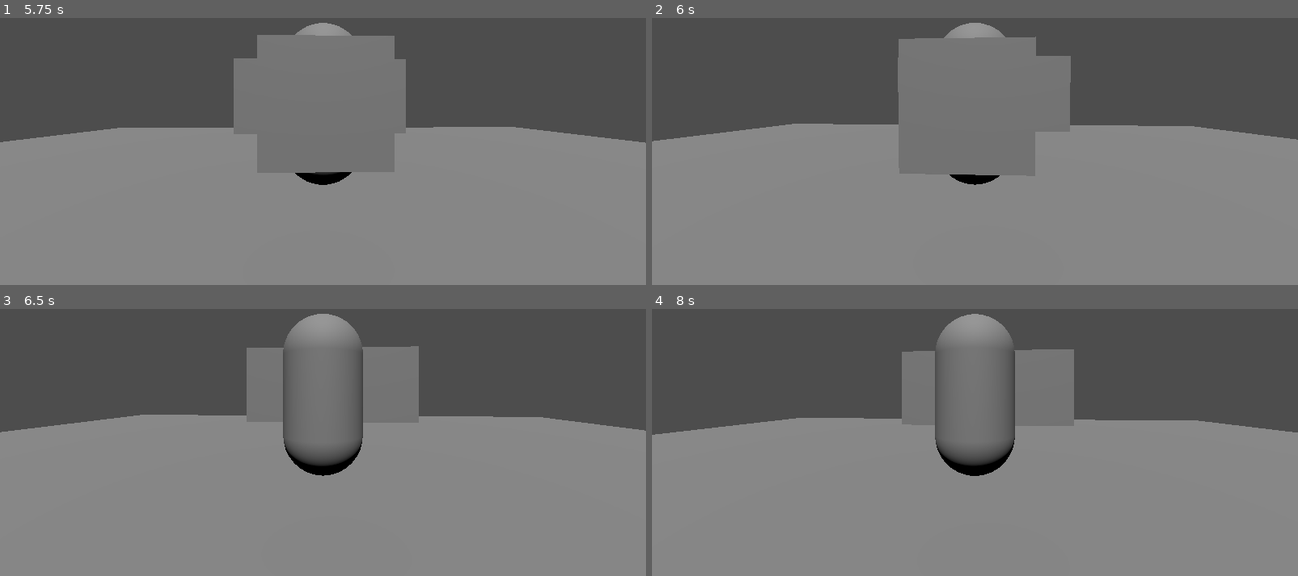
Above: before the commit, frames 1-4 (two rows, left to right).
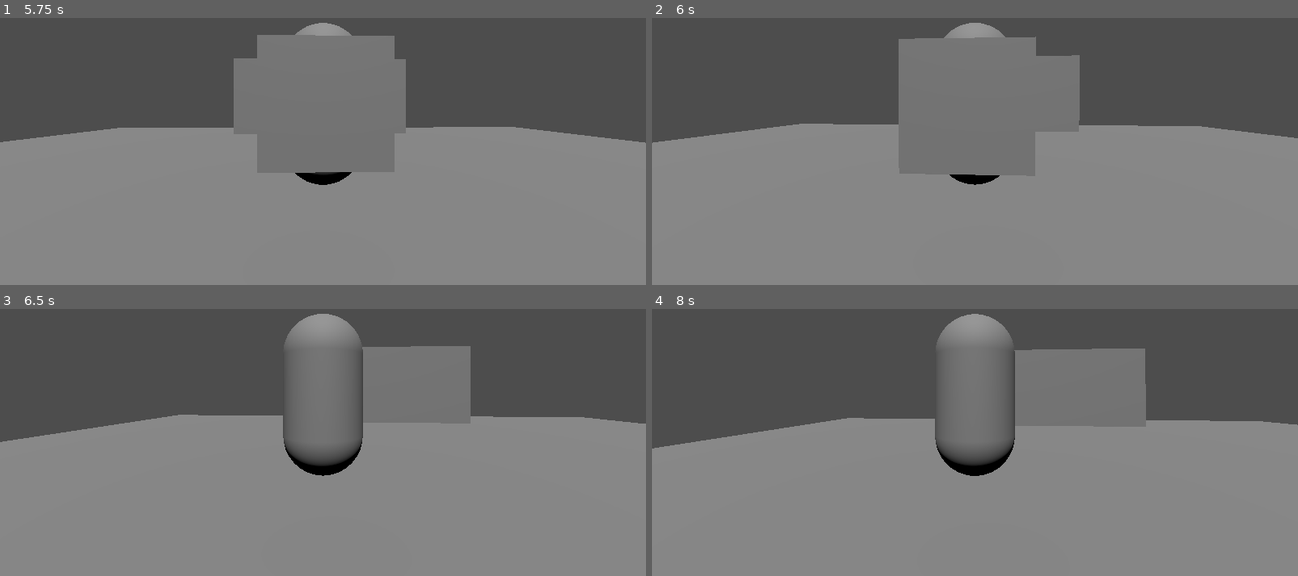
Above: after the commit, the same moments.

Repository: EvanTesta/FightingGame
Game: Godot game, scene res://Enviornment/World.tscn
Two runs of this game, one before a commit and one after it. Both use one fixed random seed, a clock stepped at 60 frames per second and the inputs below.
Inputs (mouse positions are in pixels of both pictures, inside the frame that each line leads up to):
- Up to frame 1 (5.75 s): tap Enter at 0.5, 2.75 s; move the mouse to (355, 103) at 0.52 s; hold Q (Q) 0.53-1.28 s; hold W (Forward) from 0.53 s (still down); tap Space at 1.25, 4.25 s; move the mouse to (290, 106) at 1.27 s; tap Q (Q) at 1.35, 2.85, 4.35 s; move the mouse to (335, 98) at 2.02 s; hold Q (Q) 2.03-2.78 s; move the mouse to (316, 108) at 2.77 s; move the mouse to (368, 108) at 3.52 s; hold Q (Q) 3.53-4.28 s; move the mouse to (271, 100) at 4.27 s; move the mouse to (329, 103) at 5.02 s; hold Q (Q) from 5.03 s (still down)
- Up to frame 2 (6 s): tap Enter at 5.75 s; move the mouse to (949, 95) at 5.77 s; release W (Forward) at 5.78 s; release Q (Q) at 5.78 s; hold D (Right) from 5.78 s (still down); tap Q (Q) at 5.85 s
- Up to frame 3 (6.5 s): keep holding D (Right)
- Up to frame 4 (8 s): move the mouse to (1007, 394) at 6.52 s; release D (Right) at 6.53 s; hold Q (Q) 6.53-7.28 s; hold W (Forward) from 6.53 s (still down); move the mouse to (942, 397) at 7.27 s; tap Q (Q) at 7.35 s

Frame 1 is identical in both runs. In frame 2, 0.6% of the frame differs, in the area x 0-100%, y 13-47%; in frame 3, 4.5%; in frame 4, 5.6%, in the area x 0-100%, y 14-53%.
Error before the commit: Invalid access to property or key 'velocity' on a base object of type 'Nil'. (res://Player/movement_controller.gd:15)

Commit message:
Working Commit

Diff:
--- a/Enviornment/World.tscn
+++ b/Enviornment/World.tscn
@@ -141,8 +141,10 @@
 
 [node name="Camera3D" type="Camera3D" parent="Player/CamRoot/CamYaw/CamPitch/SpringArm3D" unique_id=836617263]
 
-[node name="MovementController" type="Node3D" parent="Player" unique_id=1782047707]
+[node name="MovementController" type="Node3D" parent="Player" unique_id=2000873800 node_paths=PackedStringArray("player", "mesh_root")]
 script = ExtResource("8_7gn8j")
+player = NodePath("..")
+mesh_root = NodePath("../MeshRoot")
 
 [connection signal="set_movement_direction" from="Player" to="Player/MovementController" method="_on_set_movement_direction"]
 [connection signal="set_movement_state" from="Player" to="Player/MovementController" method="_on_set_movement_state"]
--- a/Player/camera_controller.gd
+++ b/Player/camera_controller.gd
@@ -2,7 +2,7 @@
 
 @onready var yaw_node = $CamYaw
 @onready var pitch_node = $CamYaw/CamPitch
-@onready var camera = $CamYaw/CamPitch/Camera3D
+@onready var camera = $CamYaw/CamPitch/SpringArm3D/Camera3D
 
 var yaw: float = 0
 var pitch: float = 0
--- a/Player/movement_controller.gd
+++ b/Player/movement_controller.gd
@@ -1,4 +1,4 @@
-extends Node3D
+extends Node
 
 @export var player : CharacterBody3D
 @export var mesh_root : Node3D
@@ -16,7 +16,7 @@
 	player.move_and_slide()
 
 	# gets the target rotation as an angle
-	# player rotation is removed to account of the player's current rotation.
+	# we remove player rotation incase we want to edit the rotation in the editor
 	var target_rotation = atan2(direction.x, direction.z) - player.rotation.y
 	# move from the current angle to the target angle at the rotation speed
 	# angle is used because of the flip from 359 to 0
--- a/Player/player.gd
+++ b/Player/player.gd
@@ -13,13 +13,13 @@
 func _input(event):
 	if event.is_action("movement"):
 		# Whenever an action is pressed the strength becomes 1
-		movement_direction.x = Input.get_action_strength("left") - Input.get_action_strength("right")
-		movement_direction.y = Input.get_action_strength("forward") - Input.get_action_strength("back")
+		movement_direction.x = Input.get_action_strength("Left") - Input.get_action_strength("Right")
+		movement_direction.y = Input.get_action_strength("Forward") - Input.get_action_strength("Back")
 
 		# Adding movement animations go here
 		if is_movement_ongoing():
-			if Input.is_action_pressed("walk"):
-				set_movement_state.emit(movement_states["walk"])
+			#if Input.is_action_pressed("movement"):
+			set_movement_state.emit(movement_states["walk"])
 		else:
 			set_movement_state.emit(movement_states["idle"])
 
